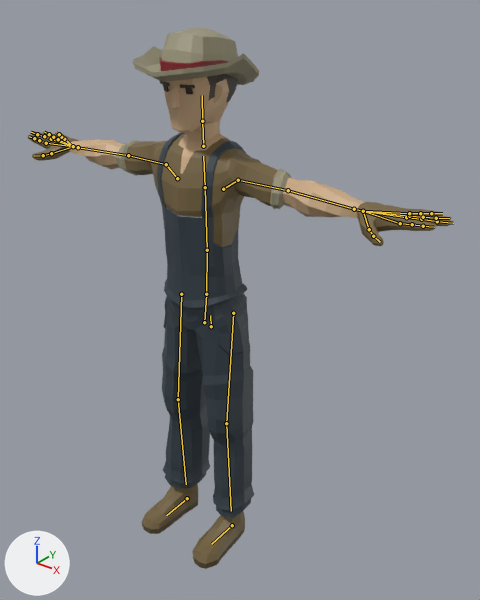
Before and after pictures for a commit that changed the glTF model assets/NPCs/Farmer.glb.
Rendered twice from a camera (50 mm lens) standing at (1.392, -1.601, 1.987) and looking at (0.157, -0.058, 1.03). The axes (+X, +Y, +Z) are drawn at lower left. The lights are the same throughout. The picture after the commit comes second. The bones that change, and the others that lie on the model, are drawn over the model as lines.

Names of what the first picture shows: 'Farmer_Body', 'Farmer_Feet', 'Farmer_Head', 'Farmer_Pants'.
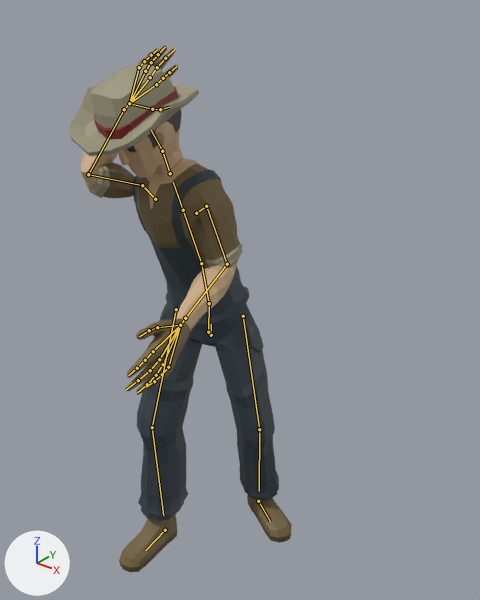
The newer file adds an action. The first version stands in its rest pose; the second is drawn at frame 35 of the action 'Hammer'.

The edits, one by one:
Bone 'Body' (bone_body) moves from (0.0, 0.0, 0.0) to (0.0, -0.035, 0.0).
Bone 'Body' (bone_body) turns from (0, 0, 0) to (0, 27, 0) degrees about its own x, y and z.
Bone 'Abdomen' (bone_abdomen) turns from (0, 0, 0) to (11, -1, 5) degrees about its own x, y and z.
Bone 'Torso' (bone_torso) turns from (0, 0, 0) to (6, -33, 2) degrees about its own x, y and z.
Bone 'Head' (bone_head) turns from (0, 0, 0) to (12, 0, -1) degrees about its own x, y and z.
Bone 'Shoulder.L' (bone_shoulder_l) moves from (0.0, 0.0, 0.0) to (0.007, 0.006, 0.006).
Bone 'UpperArm.L' (bone_upperarm_l) turns from (0, 0, 0) to (-67, -16, 1) degrees about its own x, y and z.
Bone 'LowerArm.L' (bone_lowerarm_l) turns from (0, 0, 0) to (3, -17, -62) degrees about its own x, y and z.
Bone 'Wrist.L' (bone_wrist_l) turns from (0, 0, 0) to (0, 0, -3) degrees about its own x, y and z.
Bone 'Index2.L' (bone_index2_l) turns from (0, 0, 0) to (-14, 2, 0) degrees about its own x, y and z.
Bone 'Index3.L' (bone_index3_l) turns from (0, 0, 0) to (-7, 2, 1) degrees about its own x, y and z.
Bone 'Middle2.L' (bone_middle2_l) turns from (0, 0, 0) to (-11, 1, -2) degrees about its own x, y and z.
Bone 'Middle3.L' (bone_middle3_l) turns from (0, 0, 0) to (-12, 1, -2) degrees about its own x, y and z.
Bone 'Ring2.L' (bone_ring2_l) turns from (0, 0, 0) to (-13, 5, -4) degrees about its own x, y and z.
Bone 'Ring3.L' (bone_ring3_l) turns from (0, 0, 0) to (-15, 5, -4) degrees about its own x, y and z.
Bone 'Pinky2.L' (bone_pinky2_l) turns from (0, 0, 0) to (-16, -3, -14) degrees about its own x, y and z.
Bone 'Pinky3.L' (bone_pinky3_l) turns from (0, 0, 0) to (-11, -5, -4) degrees about its own x, y and z.
Bone 'Pinky4.L' (bone_pinky4_l) turns from (0, 0, 0) to (-15, -2, 0) degrees about its own x, y and z.
Bone 'Thumb1.L' (bone_thumb1_l) turns from (0, 0, 0) to (7, 4, 9) degrees about its own x, y and z.
Bone 'Thumb3.L' (bone_thumb3_l) turns from (0, 0, 0) to (-16, -2, 8) degrees about its own x, y and z.
Bone 'Shoulder.R' (bone_shoulder_r) moves from (0.0, 0.0, 0.0) to (-0.007, 0.006, 0.006).
Bone 'UpperArm.R' (bone_upperarm_r) turns from (0, 0, 0) to (-53, 139, 31) degrees about its own x, y and z.
Bone 'LowerArm.R' (bone_lowerarm_r) turns from (0, 0, 0) to (-14, 16, 100) degrees about its own x, y and z.
Bone 'Wrist.R' (bone_wrist_r) turns from (0, 0, 0) to (5, -1, 19) degrees about its own x, y and z.
Bone 'Index2.R' (bone_index2_r) turns from (0, 0, 0) to (-15, -2, 0) degrees about its own x, y and z.
Bone 'Index3.R' (bone_index3_r) turns from (0, 0, 0) to (-8, -2, -1) degrees about its own x, y and z.
Bone 'Middle2.R' (bone_middle2_r) turns from (0, 0, 0) to (-13, -2, -7) degrees about its own x, y and z.
Bone 'Middle3.R' (bone_middle3_r) turns from (0, 0, 0) to (-12, -1, 2) degrees about its own x, y and z.
Bone 'Ring2.R' (bone_ring2_r) turns from (0, 0, 0) to (-13, -5, 4) degrees about its own x, y and z.
Bone 'Ring3.R' (bone_ring3_r) turns from (0, 0, 0) to (-15, -5, 4) degrees about its own x, y and z.
Bone 'Pinky2.R' (bone_pinky2_r) turns from (0, 0, 0) to (-16, 3, 14) degrees about its own x, y and z.
Bone 'Pinky3.R' (bone_pinky3_r) turns from (0, 0, 0) to (-11, 5, 4) degrees about its own x, y and z.
Bone 'Thumb1.R' (bone_thumb1_r) turns from (0, 0, 0) to (10, -6, 1) degrees about its own x, y and z.
Bone 'Thumb3.R' (bone_thumb3_r) turns from (0, 0, 0) to (-15, 2, -7) degrees about its own x, y and z.
Bone 'UpperLeg.L' (bone_upperleg_l) turns from (0, 0, 0) to (-11, -23, 8) degrees about its own x, y and z.
Bone 'LowerLeg.L' (bone_lowerleg_l) turns from (0, 0, 0) to (22, 0, 0) degrees about its own x, y and z.
Bone 'UpperLeg.R' (bone_upperleg_r) turns from (0, 0, 0) to (-8, 19, -20) degrees about its own x, y and z.
Bone 'LowerLeg.R' (bone_lowerleg_r) turns from (0, 0, 0) to (18, 0, 0) degrees about its own x, y and z.
Bone 'Foot.L' (bone_foot_l) moves from (0.0, 0.0, 0.0) to (0.0, -0.177, -0.001).
Bone 'Foot.L' (bone_foot_l) turns from (0, 0, 0) to (0, 0, -59) degrees about its own x, y and z.
Bone 'Foot.R' (bone_foot_r) moves from (0.0, 0.0, 0.0) to (0.052, 0.184, 0.001).
Bone 'Foot.R' (bone_foot_r) turns from (0, 0, 0) to (0, 0, -7) degrees about its own x, y and z.

Changed parts and their boxes [x1, y1, x2, y2] in the pictures (480 x 600 px):
'Farmer_Body', posed (60% narrower, 96% taller)
    before: [28, 131, 453, 309]
    after: [80, 45, 249, 395]
'Farmer_Pants', posed (54% wider)
    before: [162, 293, 254, 518]
    after: [137, 303, 279, 521]
'Farmer_Head', posed
    before: [133, 27, 259, 142]
    after: [70, 64, 199, 178]
'Farmer_Feet', posed (67% wider, 11% shorter)
    before: [142, 483, 245, 569]
    after: [119, 496, 292, 572]
bone 'Body', root to tip
    before: (211, 326) to (210, 315)
    after: (211, 335) to (211, 324)
bone 'Abdomen', root to tip
    before: (206, 294) to (207, 250)
    after: (209, 303) to (201, 263)
bone 'Torso', root to tip
    before: (207, 250) to (205, 187)
    after: (201, 263) to (183, 210)
bone 'Head', root to tip
    before: (202, 121) to (202, 95)
    after: (162, 151) to (151, 130)
bone 'Shoulder.L', root to tip
    before: (223, 189) to (238, 180)
    after: (196, 213) to (206, 206)
bone 'UpperArm.L', root to tip
    before: (238, 180) to (288, 190)
    after: (206, 206) to (227, 264)
bone 'LowerArm.L', root to tip
    before: (288, 190) to (354, 209)
    after: (227, 264) to (185, 318)
bone 'Wrist.L', root to tip
    before: (354, 209) to (363, 211)
    after: (185, 318) to (180, 325)
bone 'Index2.L', root to tip
    before: (400, 223) to (412, 224)
    after: (153, 351) to (145, 360)
bone 'Index3.L', root to tip
    before: (412, 224) to (423, 226)
    after: (145, 360) to (137, 368)
bone 'Middle2.L', root to tip
    before: (406, 217) to (421, 219)
    after: (159, 359) to (150, 370)
bone 'Middle3.L', root to tip
    before: (421, 219) to (437, 221)
    after: (150, 370) to (138, 380)
bone 'Ring2.L', root to tip
    before: (409, 216) to (423, 217)
    after: (163, 364) to (156, 375)
bone 'Ring3.L', root to tip
    before: (423, 217) to (436, 218)
    after: (156, 375) to (147, 384)
bone 'Pinky2.L', root to tip
    before: (409, 213) to (420, 213)
    after: (168, 367) to (162, 374)
bone 'Pinky3.L', root to tip
    before: (420, 213) to (431, 213)
    after: (162, 374) to (154, 381)
bone 'Pinky4.L', root to tip
    before: (431, 213) to (442, 213)
    after: (154, 381) to (146, 387)
bone 'Thumb1.L', root to tip
    before: (363, 211) to (369, 229)
    after: (180, 325) to (157, 327)
bone 'Thumb3.L', root to tip
    before: (373, 236) to (380, 242)
    after: (149, 330) to (139, 336)
bone 'Shoulder.R', root to tip
    before: (177, 178) to (166, 164)
    after: (155, 199) to (142, 185)
bone 'UpperArm.R', root to tip
    before: (166, 164) to (128, 155)
    after: (142, 185) to (88, 174)
bone 'LowerArm.R', root to tip
    before: (128, 155) to (78, 147)
    after: (88, 174) to (124, 109)
bone 'Wrist.R', root to tip
    before: (78, 147) to (73, 146)
    after: (124, 109) to (129, 103)
bone 'Index2.R', root to tip
    before: (46, 143) to (39, 140)
    after: (156, 84) to (163, 78)
bone 'Index3.R', root to tip
    before: (39, 140) to (34, 138)
    after: (163, 78) to (169, 72)
bone 'Middle2.R', root to tip
    before: (51, 139) to (44, 136)
    after: (150, 77) to (157, 67)
bone 'Middle3.R', root to tip
    before: (44, 136) to (37, 134)
    after: (157, 67) to (165, 58)
bone 'Ring2.R', root to tip
    before: (58, 139) to (53, 137)
    after: (145, 71) to (151, 62)
bone 'Ring3.R', root to tip
    before: (53, 137) to (49, 134)
    after: (151, 62) to (158, 54)
bone 'Pinky2.R', root to tip
    before: (64, 139) to (61, 137)
    after: (139, 67) to (144, 61)
bone 'Pinky3.R', root to tip
    before: (61, 137) to (59, 134)
    after: (144, 61) to (151, 55)
bone 'Thumb1.R', root to tip
    before: (73, 146) to (51, 153)
    after: (129, 103) to (152, 109)
bone 'Thumb3.R', root to tip
    before: (43, 155) to (34, 156)
    after: (160, 109) to (169, 107)
bone 'UpperLeg.L', root to tip
    before: (233, 313) to (226, 423)
    after: (243, 316) to (259, 429)
bone 'LowerLeg.L', root to tip
    before: (226, 423) to (231, 511)
    after: (259, 429) to (259, 491)
bone 'UpperLeg.R', root to tip
    before: (181, 294) to (178, 399)
    after: (176, 309) to (152, 427)
bone 'LowerLeg.R', root to tip
    before: (178, 399) to (186, 484)
    after: (152, 427) to (163, 515)
bone 'Foot.L', root to tip
    before: (232, 525) to (211, 544)
    after: (258, 501) to (270, 521)
bone 'Foot.R', root to tip
    before: (187, 498) to (166, 515)
    after: (165, 530) to (145, 550)
